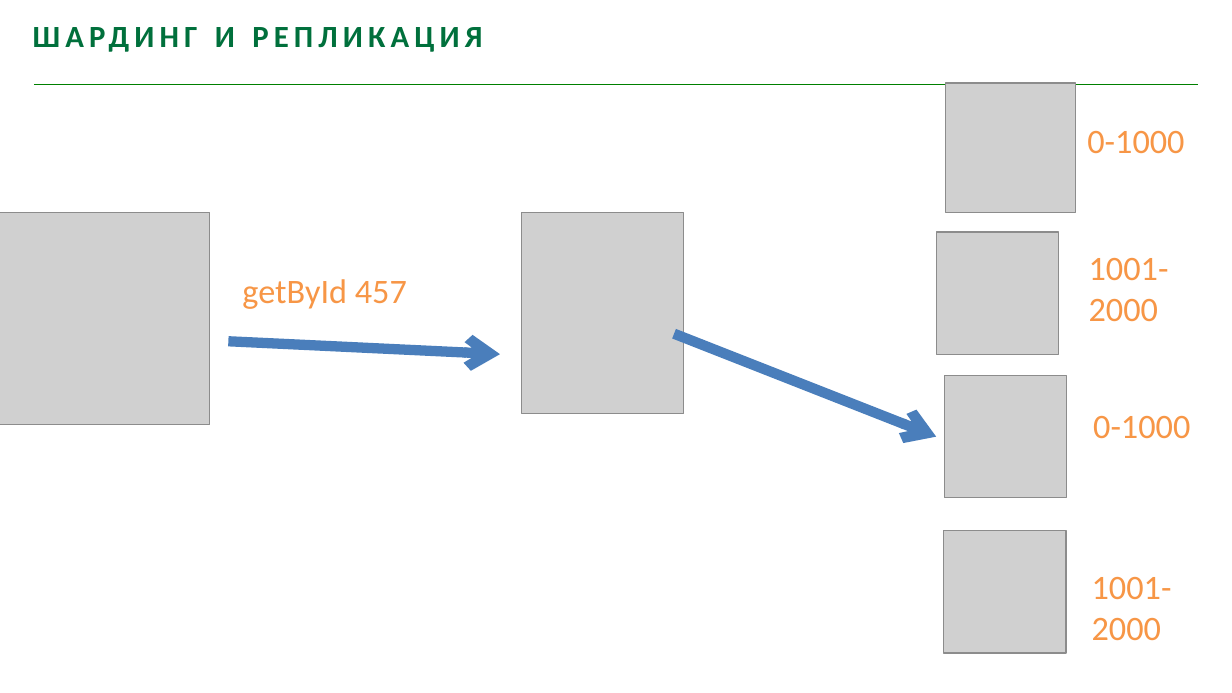
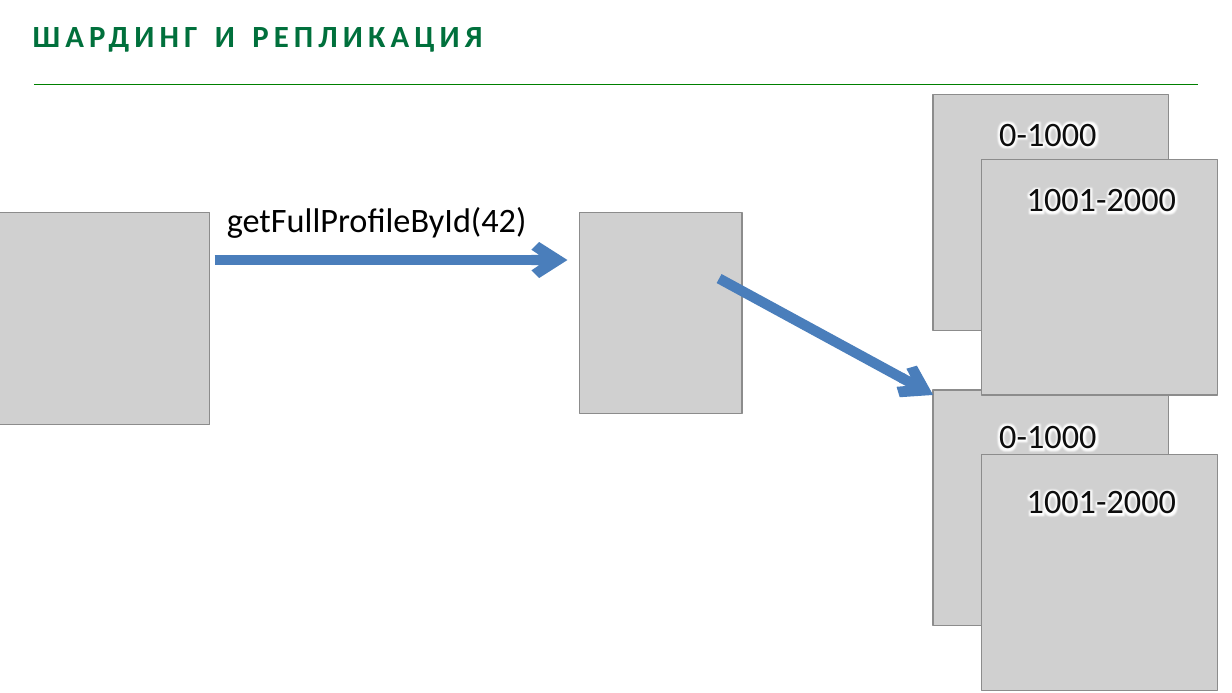
Before and after one commit to youhavebeenforked/JavaSchoolCourse, a slide deck: slide 24 of lessons/18_Hibernate/Лекция Distributed Systems.pptx (slide 28 before the commit). Drawn at 1232x693 pixels with LibreOffice and Linux fonts; fonts in the diff are those of the drawing; grey boxes stand for pictures; background and template pictures are left out. Boxes give left, top, right and bottom in pixels: in the first picture for what was removed or moved away, otherwise in the second. Text is boxed around its words. In the diff, an @@ line names an element or a change of style, - is before the commit and + after.

```diff
--- a/lessons/18_Hibernate/Лекция Distributed Systems.pptx
+++ b/lessons/18_Hibernate/Лекция Distributed Systems.pptx
@@ picture removed at (x1=946, y1=83, x2=1076, y2=212) @@
@@ picture added at (x1=933, y1=95, x2=1168, y2=330) @@
@@ text "0-1000" moved from (x1=1087, y1=131, x2=1184, y2=153) to (x1=999, y1=123, x2=1096, y2=147) @@
@@ picture added at (x1=982, y1=159, x2=1217, y2=394) @@
@@ text "1001-2000" moved from (x1=1089, y1=258, x2=1169, y2=321) to (x1=1027, y1=189, x2=1176, y2=213) @@
@@ text at (x1=227, y1=207, x2=527, y2=238): text changed; text colour #F79646 to #000000 @@
-getById 457
+getFullProfileById(42)
@@ picture moved from (x1=521, y1=212, x2=684, y2=413) to (x1=580, y1=212, x2=743, y2=413) @@
@@ picture removed at (x1=936, y1=232, x2=1058, y2=354) @@
@@ arrow moved from (228, 341) - (500, 355) to (214, 260) - (568, 260) @@
@@ arrow moved from (674, 334) - (936, 436) to (719, 278) - (933, 395) @@
@@ picture removed at (x1=944, y1=376, x2=1066, y2=498) @@
@@ picture added at (x1=933, y1=391, x2=1168, y2=626) @@
@@ text "0-1000" moved from (x1=1093, y1=416, x2=1190, y2=438) to (x1=999, y1=425, x2=1096, y2=455) @@
@@ picture added at (x1=982, y1=455, x2=1217, y2=690) @@
@@ text colour #F79646 to #0D0D0D in 4 elements at (x1=999, y1=123, x2=1096, y2=147), (x1=999, y1=425, x2=1096, y2=455), (x1=1027, y1=189, x2=1176, y2=213), (x1=1027, y1=491, x2=1176, y2=515) @@
@@ text "1001-2000" moved from (x1=1092, y1=577, x2=1172, y2=640) to (x1=1027, y1=491, x2=1176, y2=515) @@
@@ picture removed at (x1=944, y1=531, x2=1066, y2=653) @@
```
Also in this commit, not shown: 27 other slides changed, 9 slides added, 12 slides removed.
